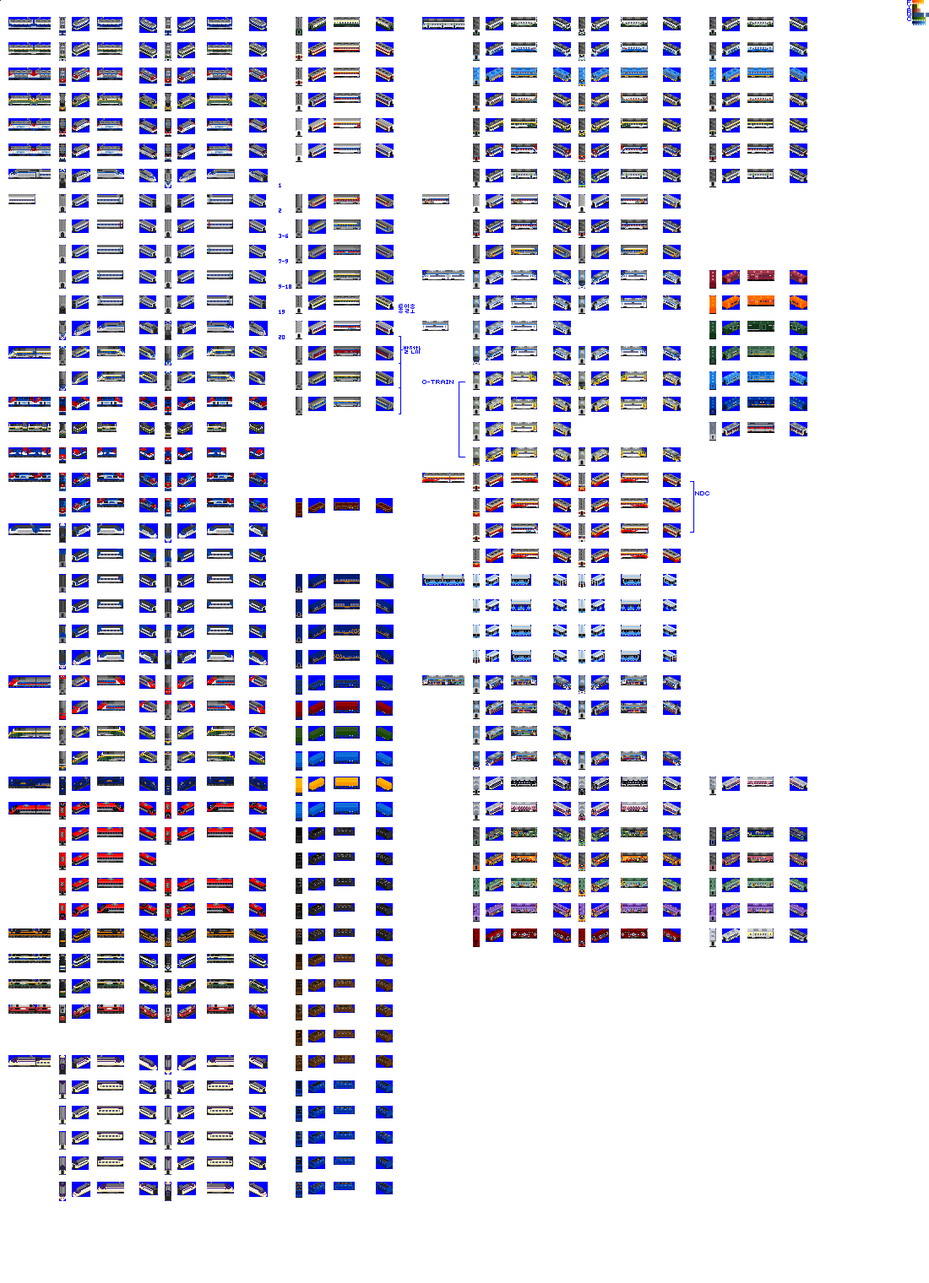
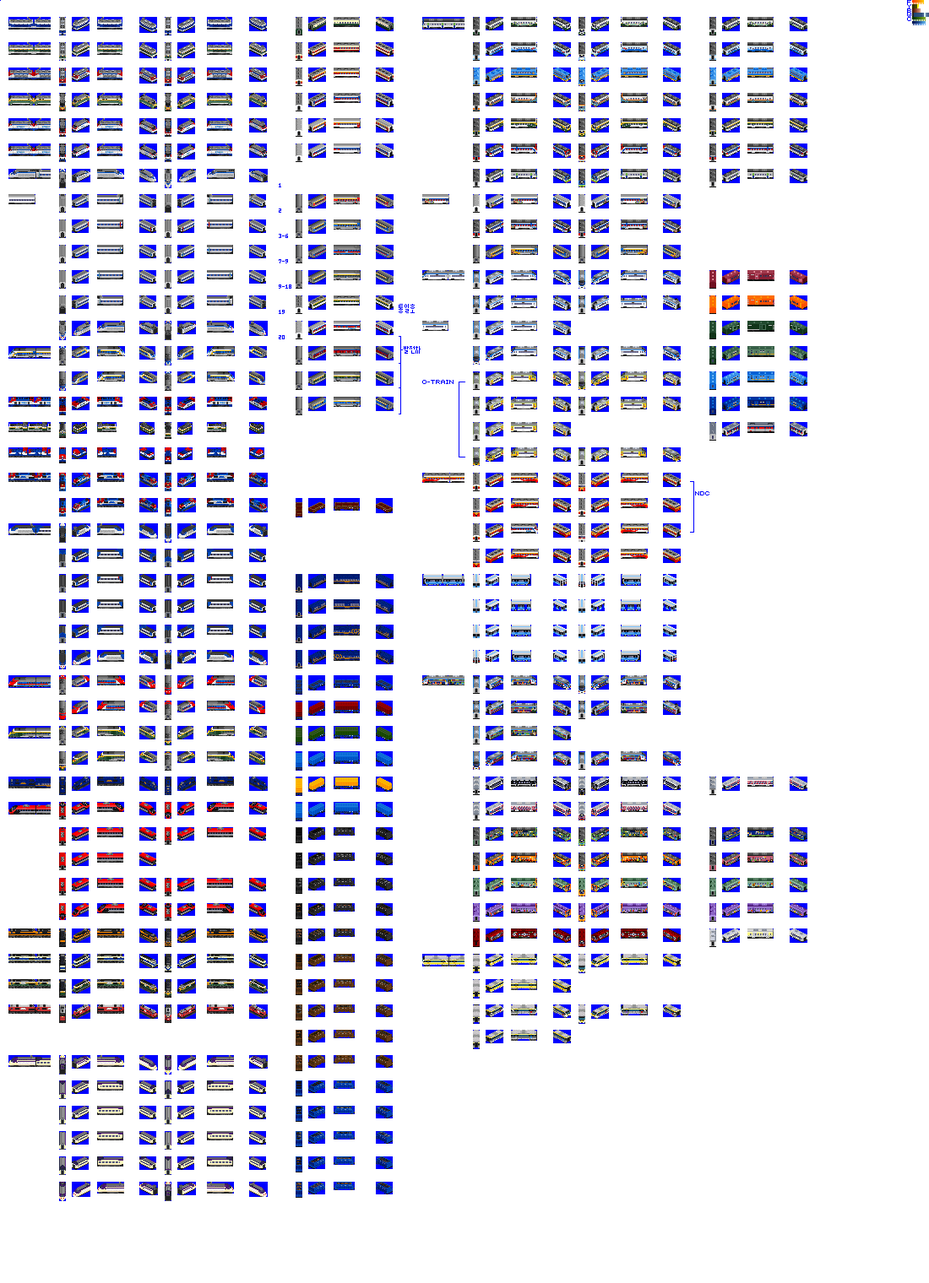
The second 929×1283 image is a revision of the first. Changes to its layers:
removed layer "바다열차 신도색" over [489, 928, 807, 942]
painted on "Sprites" over [422, 143, 807, 1050]
